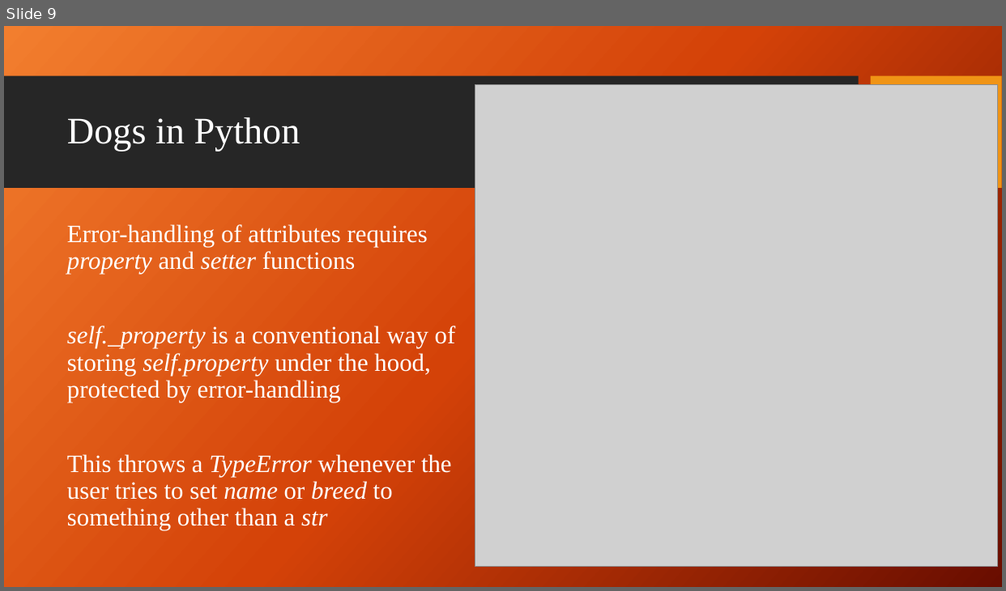
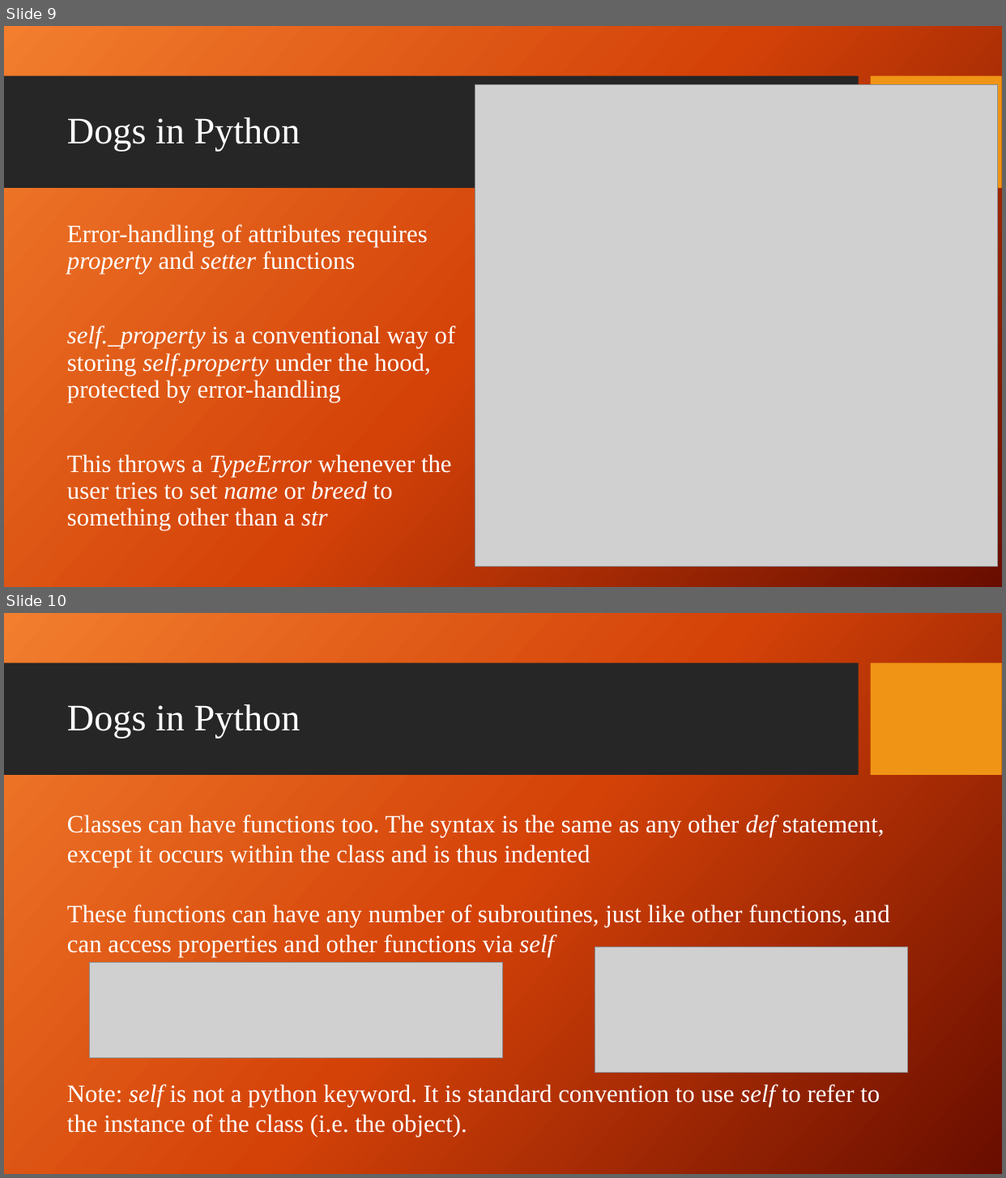
Before and after one commit to giganano/PythonBootcamp, a slide deck: slides/classes.pptx. Shown one above the other, each under a label of ours: slide 9 before the commit, slides 9 and 10 after it. The pictures are 1006x591 and 1006x1178 pixels, drawn with LibreOffice and Linux fonts; fonts in the diff are those of the drawing; grey boxes stand for pictures; background and template pictures are left out. Boxes give left, top, right and bottom in pixels: in the first picture for what was removed or moved away, otherwise in the second. Text is boxed around its words. In the diff, an @@ line names an element or a change of style, - is before the commit and + after.

Commit message:
slides: classes, minor revision to others ; exercises: deck of cards challenge problem

```diff
--- a/slides/classes.pptx
+++ b/slides/classes.pptx
@@ slide 10 added at (4,613,1002,1174), background picture (left out); not listed: 2 template elements that a slide beside it also shows @@
@@ title added at (67,705,300,738), 36 pt, text #FFFFFF @@
+Dogs in Python
@@ text added at (67,815,889,1137), 24 pt, text #FFFFFF @@
+Classes can have functions too. The syntax is the same as any other def statement, except it occurs within the class and is thus indented
+These functions can have any number of subroutines, just like other functions, and can access properties and other functions via self
+Note: self is not a python keyword. It is standard convention to use self to refer to the instance of the class (i.e. the object).
@@ picture added at (594,947,908,1072) @@
@@ picture added at (90,962,503,1058) @@
```
Also in this commit, not shown: 19 other slides added, 16 other files.
